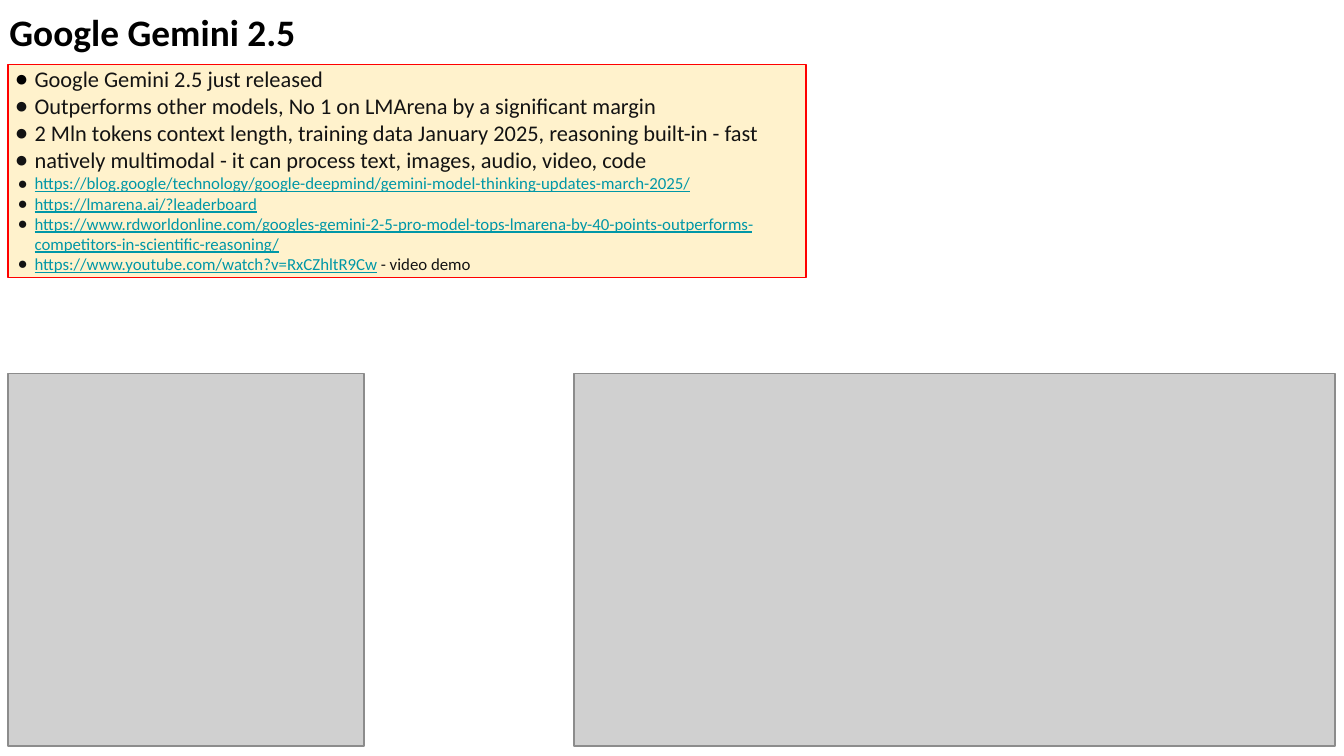
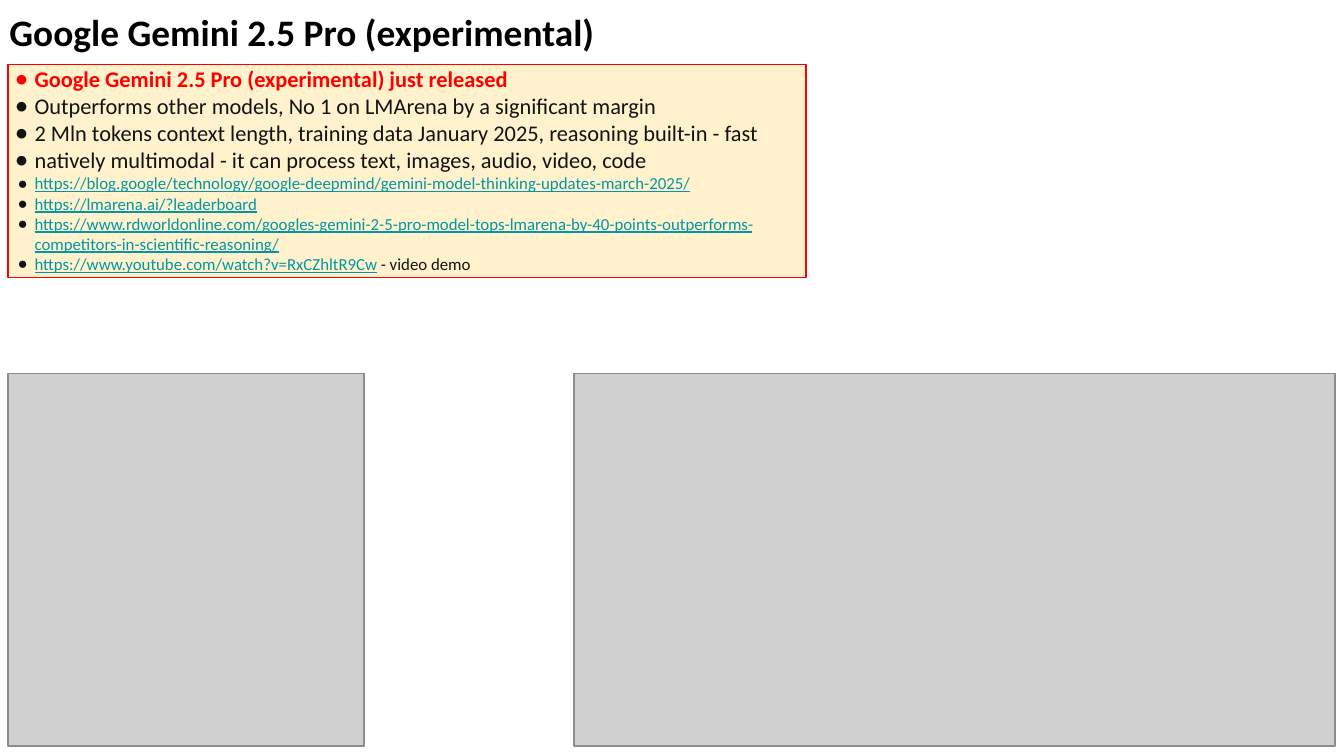
Before and after one commit to lselector/seminar, a slide deck: slide 2 of 2025/2025-03-28-AI-Updates.pptx. Drawn at 1344x756 pixels with LibreOffice and Linux fonts; fonts in the diff are those of the drawing; grey boxes stand for pictures. Boxes give left, top, right and bottom in pixels: in the first picture for what was removed or moved away, otherwise in the second. Text is boxed around its words. In the diff, an @@ line names an element or a change of style, - is before the commit and + after.

```diff
--- a/2025/2025-03-28-AI-Updates.pptx
+++ b/2025/2025-03-28-AI-Updates.pptx
@@ text at [9,18,594,53]: text changed @@
-Google Gemini 2.5
+Google Gemini 2.5 Pro (experimental)
@@ text in rectangle at [35,70,508,91]: text changed; text colour #131313 to #FF0000; bold on @@
-● Google Gemini 2.5 just released
+● Google Gemini 2.5 Pro (experimental) just released
```
Also in this commit, not shown: 2 other slides changed.
